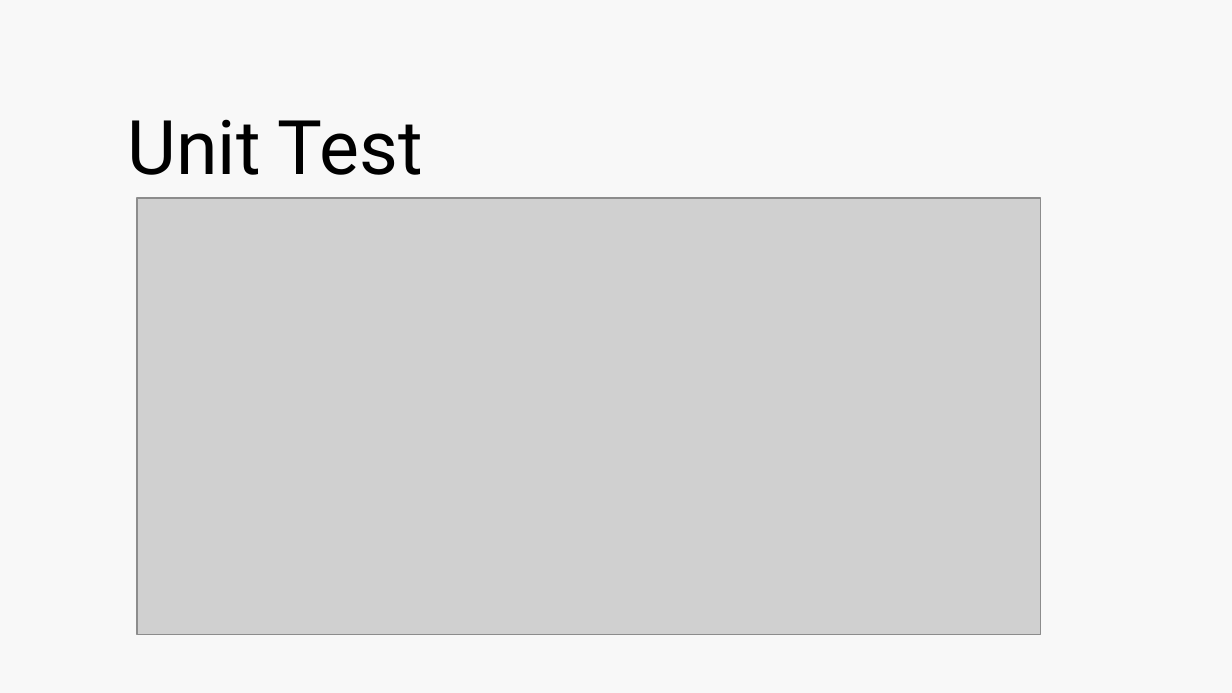
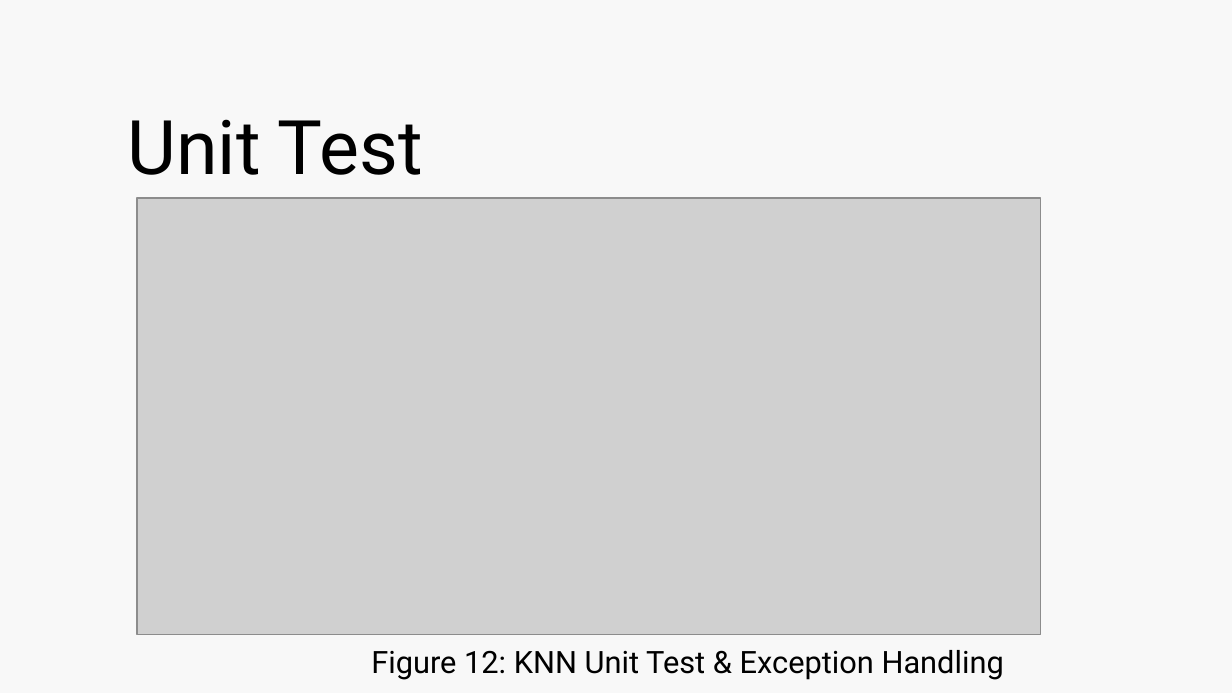
Before and after one commit to muhammadharis-97/K-Nearest-Neighbors-KNN-on-a-sparse-distribution-representation, a slide deck: slide 23 of Myproject/Documentation/Investigate and Implement KNN Classifier_Global Variable-Project_presentation.pptx (slide 24 before the commit). Drawn at 1232x693 pixels with LibreOffice and Linux fonts; fonts in the diff are those of the drawing; grey boxes stand for pictures; background and template pictures are left out. Boxes give left, top, right and bottom in pixels: in the first picture for what was removed or moved away, otherwise in the second. Text is boxed around its words. In the diff, an @@ line names an element or a change of style, - is before the commit and + after.

Commit message:
update pptx

```diff
--- a/Myproject/Documentation/Investigate and Implement KNN Classifier_Global Variable-Project_presentation.pptx
+++ b/Myproject/Documentation/Investigate and Implement KNN Classifier_Global Variable-Project_presentation.pptx
@@ text added at <box>371,650,1004,680</box>, 18 pt, text #000000 @@
+Figure 12: KNN Unit Test & Exception Handling
```
Also in this commit, not shown: 1 slide removed.
